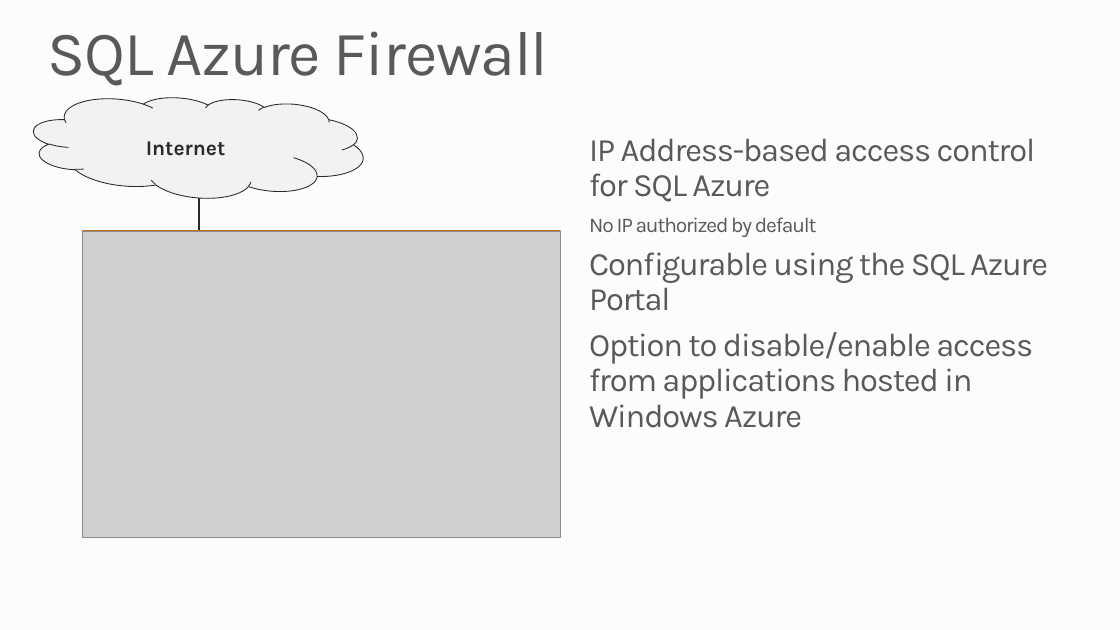
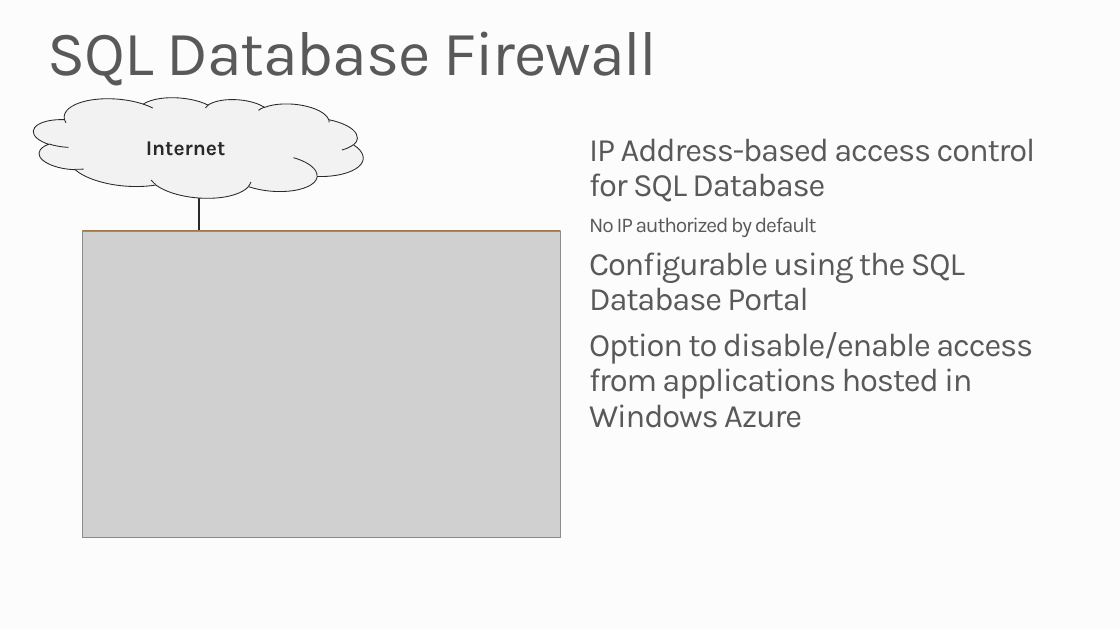
Before and after one commit to mwasham/WATK-Presentations, a slide deck: slide 16 of WindowsAzureSQLDatabase/WindowsAzureSQLDatabase.pptx. Drawn at 1120x630 pixels with LibreOffice and Linux fonts; fonts in the diff are those of the drawing; grey boxes stand for pictures; background and template pictures are left out. Boxes give left, top, right and bottom in pixels: in the first picture for what was removed or moved away, otherwise in the second. Text is boxed around its words. In the diff, an @@ line names an element or a change of style, - is before the commit and + after.

Commit message:
renamed the sql azure folders and updated the decks to replace SQL Azure with SQL Database

```diff
--- a/WindowsAzureSQLDatabase/WindowsAzureSQLDatabase.pptx
+++ b/WindowsAzureSQLDatabase/WindowsAzureSQLDatabase.pptx
@@ title at (48, 31, 657, 86): text changed @@
-SQL Azure Firewall
+SQL Database Firewall
@@ text at (589, 138, 1035, 202): text changed @@
-IP Address-based access control for SQL Azure
+IP Address-based access control for SQL Database
@@ text at (589, 252, 965, 311): text changed @@
-Configurable using the SQL Azure Portal
+Configurable using the SQL Database Portal
```
Also in this commit, not shown: 20 other slides changed, 9 other files.
